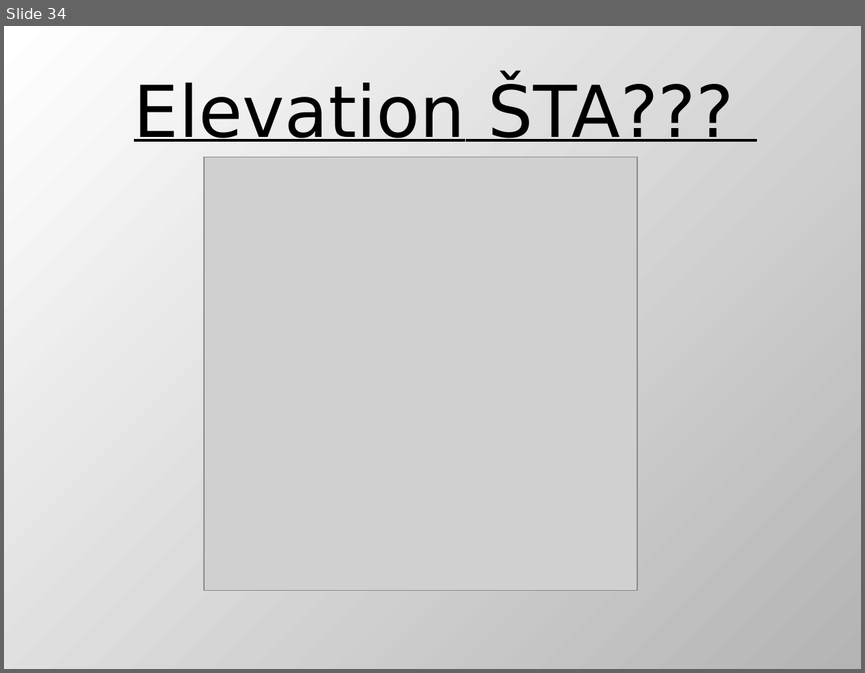
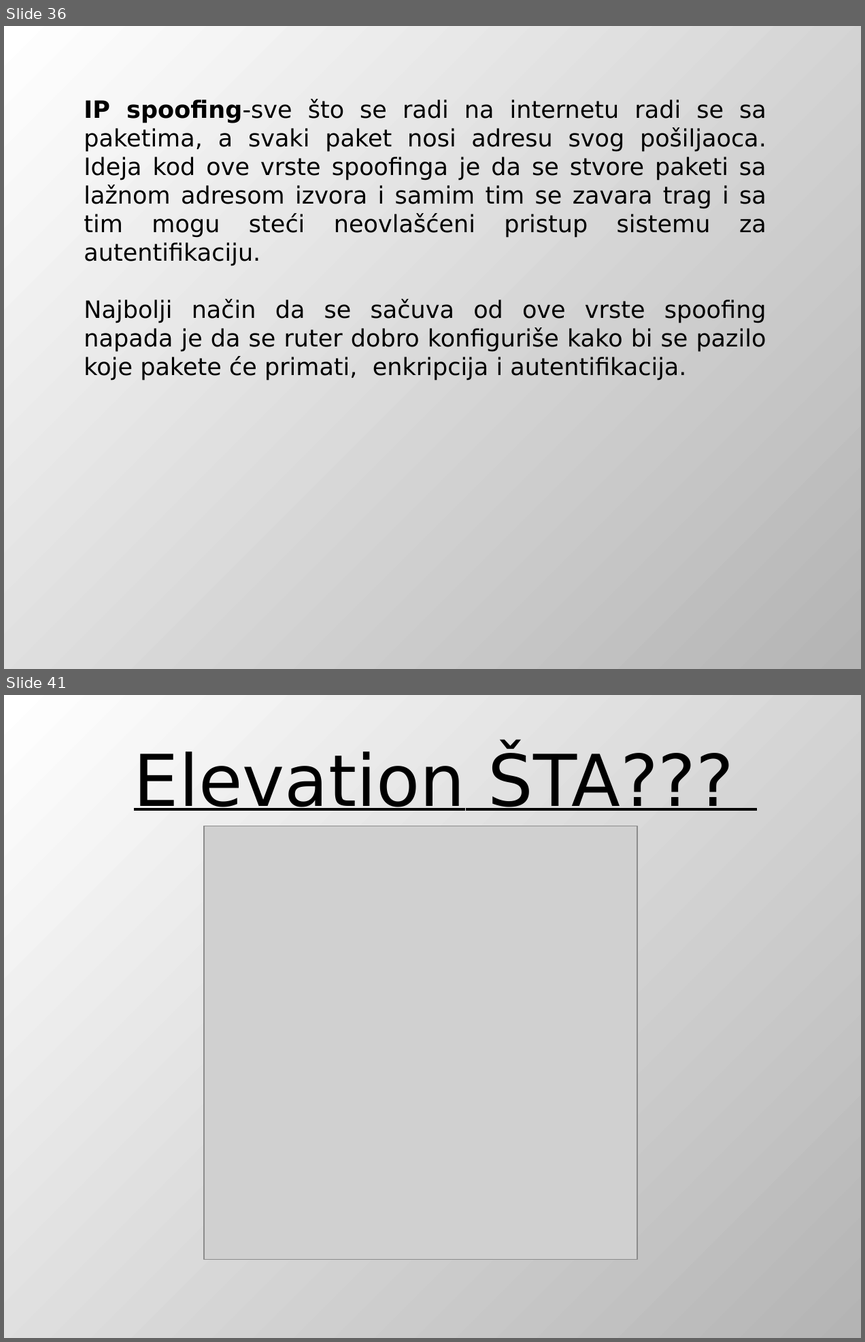
Before and after one commit to DejanUrosevic/XML-Projekat, a slide deck: Model Pretnji.pptx. Shown one above the other, each under a label of ours: slide 34 before the commit, slides 36 and 41 after it; the slides between them are not shown. The pictures are 865x673 and 865x1342 pixels, drawn with LibreOffice and Linux fonts; fonts in the diff are those of the drawing; grey boxes stand for pictures. Boxes give left, top, right and bottom in pixels: in the first picture for what was removed or moved away, otherwise in the second. Text is boxed around its words. In the diff, an @@ line names an element or a change of style, - is before the commit and + after.

Commit message:
Spoofing i tampering with data dodat u prezentaciju.

```diff
--- a/Model Pretnji.pptx
+++ b/Model Pretnji.pptx
@@ slide 36 added at box(4, 26, 861, 669), background gradient #FFFFFF to #B4B4B4 @@
@@ text added at box(84, 99, 766, 380), 20 pt, text #000000 @@
+IP spoofing-sve što se radi na internetu radi se sa paketima, a svaki paket nosi adresu svog pošiljaoca. Ideja kod ove vrste spoofinga je da se stvore paketi sa lažnom adresom izvora i samim tim se zavara trag i sa tim mogu steći neovlašćeni pristup sistemu za autentifikaciju.
+Najbolji način da se sačuva od ove vrste spoofing napada je da se ruter dobro konfiguriše kako bi se pazilo koje pakete će primati, enkripcija i autentifikacija.
@@ what was slide 34 is now slide 41 @@
```
Also in this commit, not shown: 1 slide changed, 6 other slides added.
